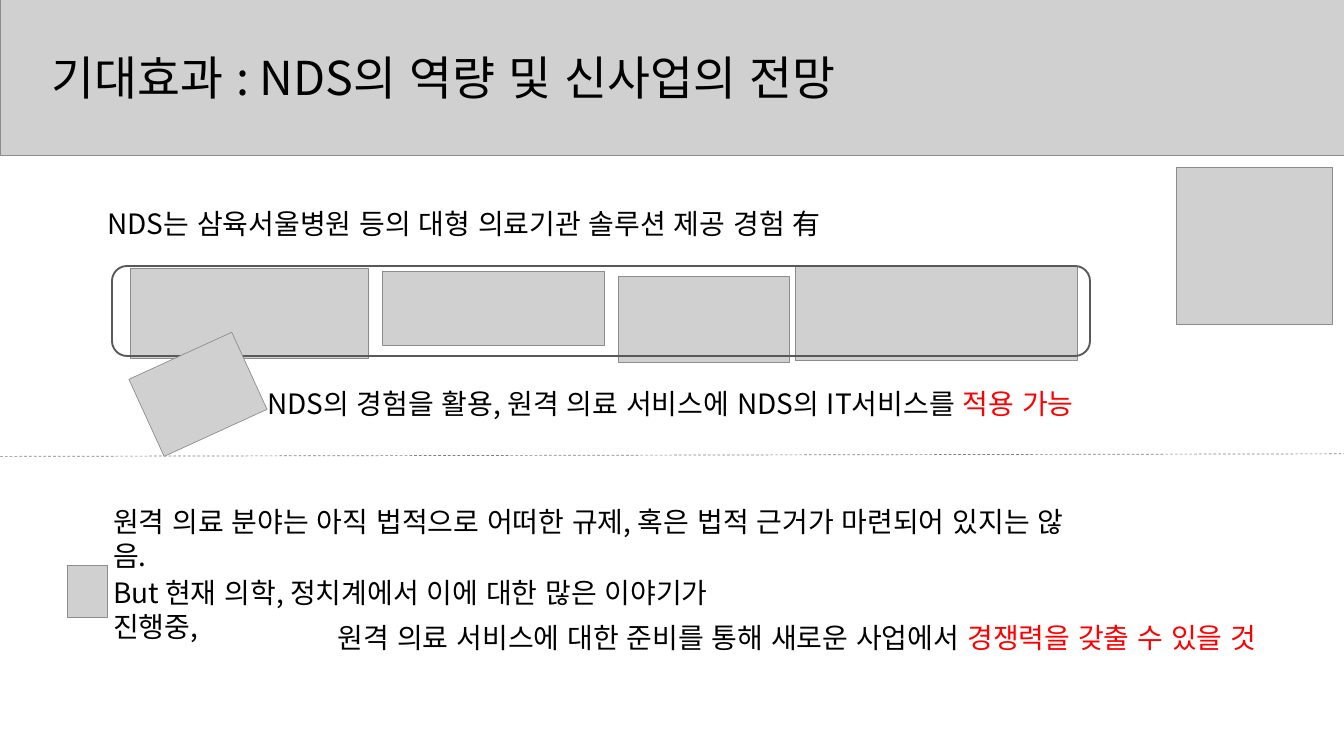
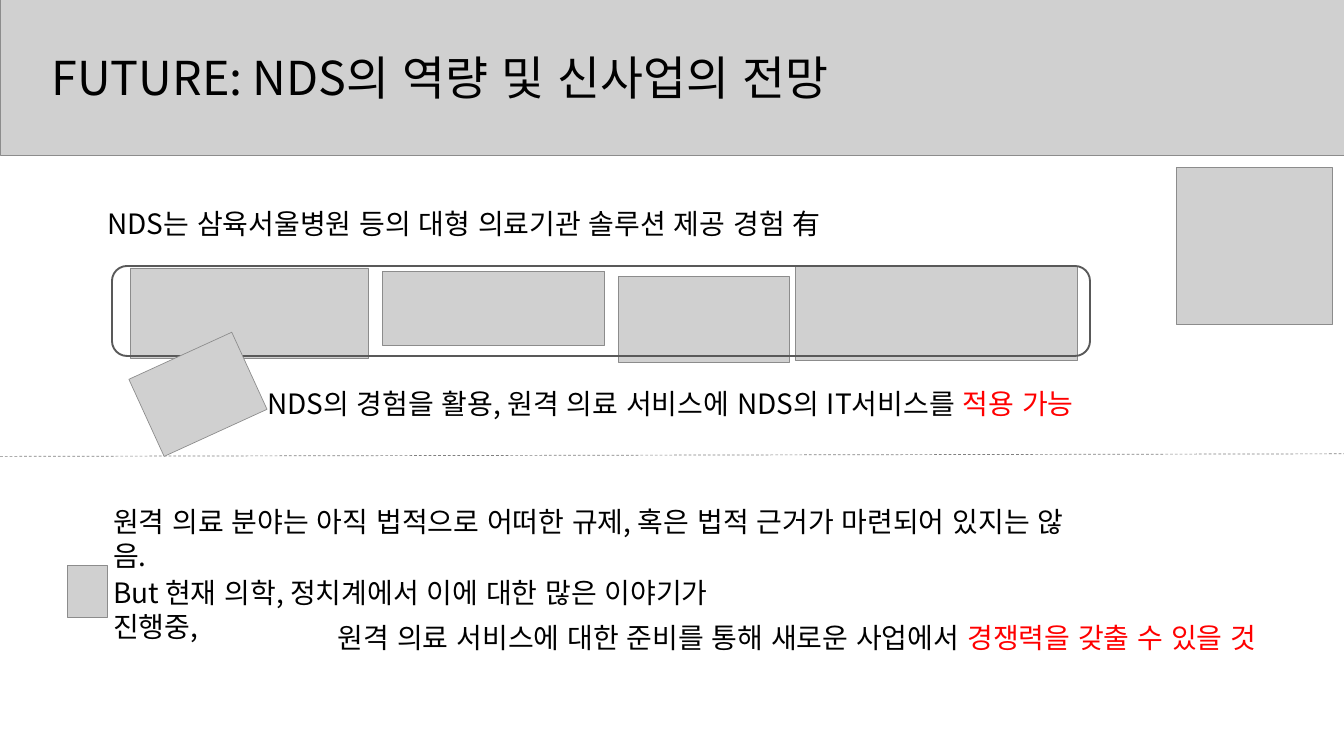
Before and after one commit to zdlghtjdz/codingtest, a slide deck: slide 4 of 공채관련_자료/농심 NDS/NDS 임원 면접 초안2.pptx. Drawn at 1344x756 pixels with LibreOffice and Linux fonts; fonts in the diff are those of the drawing; grey boxes stand for pictures. Boxes give left, top, right and bottom in pixels: in the first picture for what was removed or moved away, otherwise in the second. Text is boxed around its words. In the diff, an @@ line names an element or a change of style, - is before the commit and + after.

```diff
--- a/공채관련_자료/농심 NDS/NDS 임원 면접 초안2.pptx
+++ b/공채관련_자료/농심 NDS/NDS 임원 면접 초안2.pptx
@@ text at box(51, 56, 829, 99): text changed @@
-기대효과 : NDS의 역량 및 신사업의 전망
+FUTURE: NDS의 역량 및 신사업의 전망
```
Also in this commit, not shown: 2 other slides changed.
